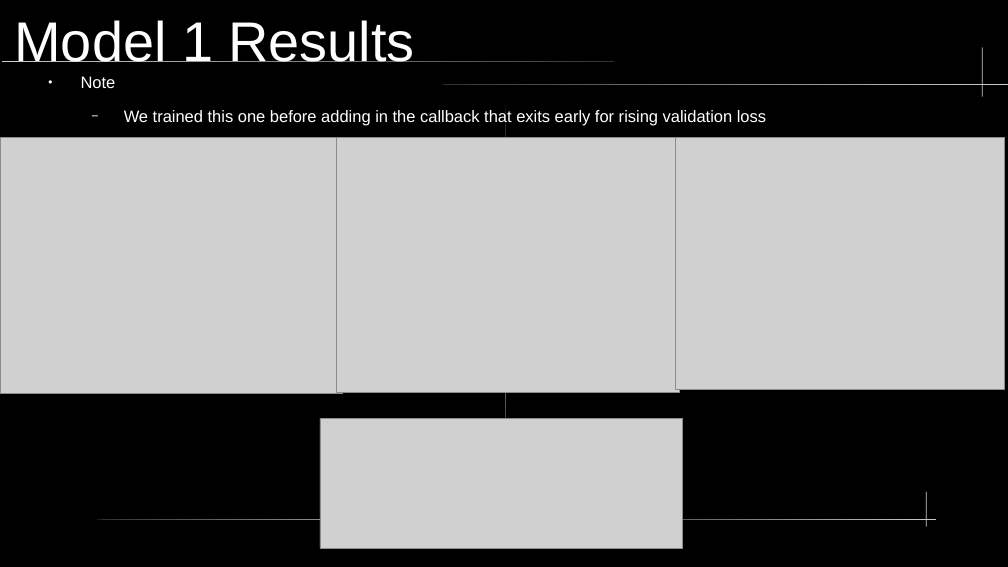
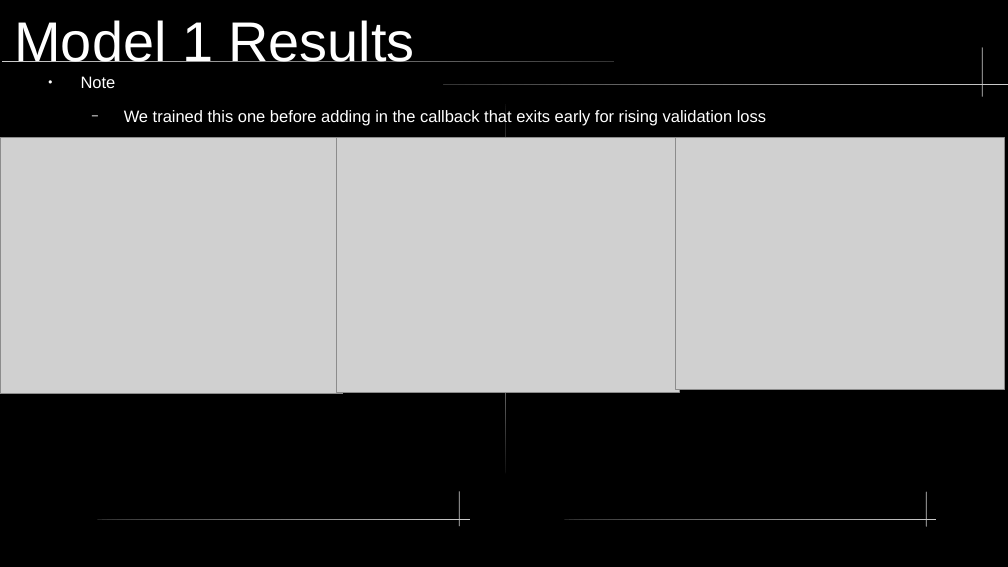
Before and after one commit to MisfitMade/NLP, a slide deck: slide 7 of Project_Pres.odp. Drawn at 1008x567 pixels with LibreOffice and Linux fonts; fonts in the diff are those of the drawing; grey boxes stand for pictures. Boxes give left, top, right and bottom in pixels: in the first picture for what was removed or moved away, otherwise in the second. Text is boxed around its words. In the diff, an @@ line names an element or a change of style, - is before the commit and + after.

Commit message:
some more model 1 submission, new high score=0.476

```diff
--- a/Project_Pres.odp
+++ b/Project_Pres.odp
@@ picture removed at (320,418,683,549) @@
@@ freeform shape added at (459,491,460,526), fill #CCCCCC @@
```
Also in this commit, not shown: 7 other files.
